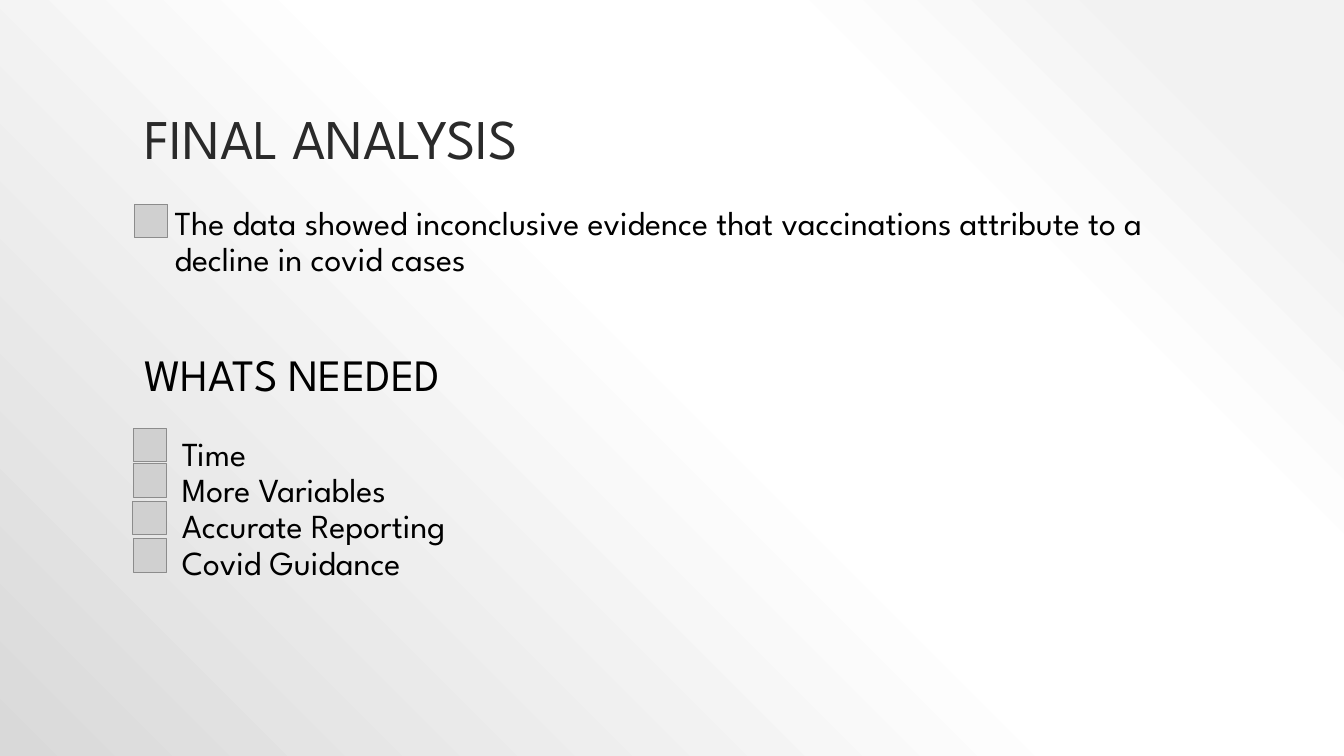
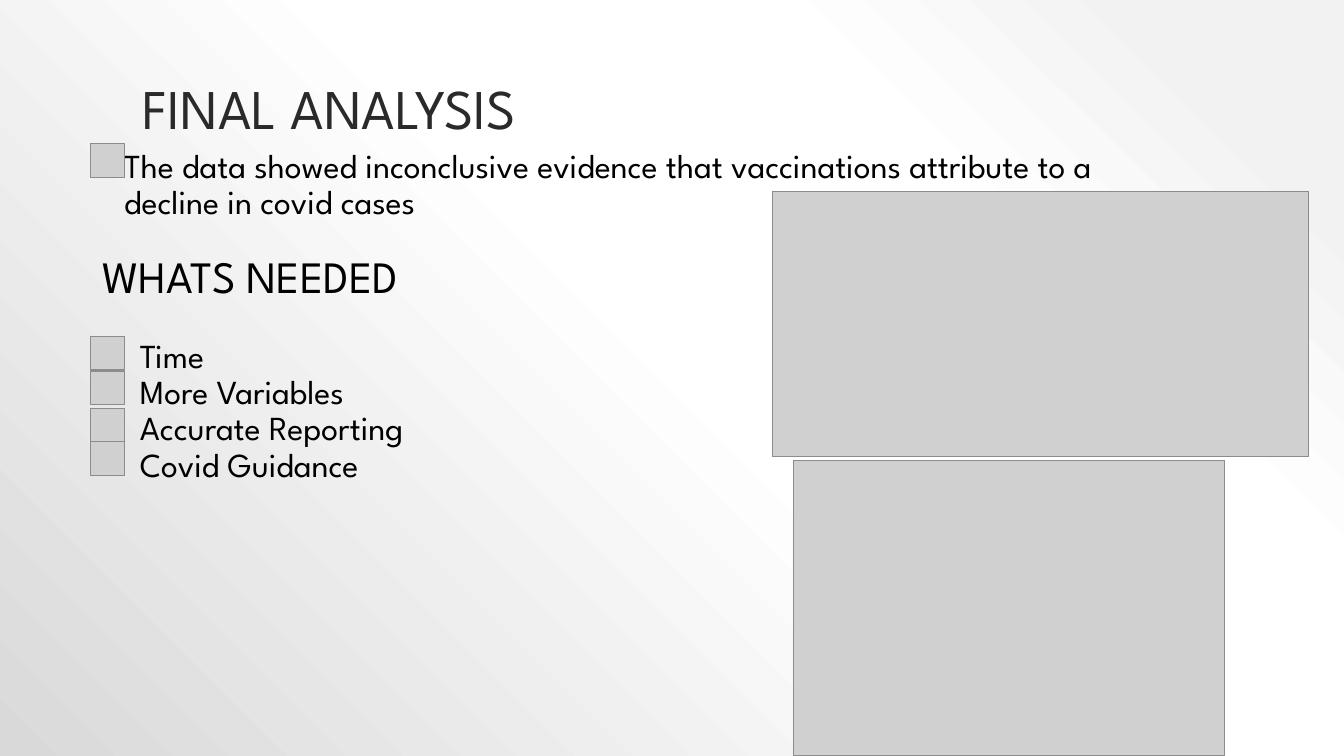
Before and after one commit to Jordanmyer92/COVID-Part-3, a slide deck: slide 13 of PROJECT_3_PRESENTATION (2).pptx. Drawn at 1344x756 pixels with LibreOffice and Linux fonts; fonts in the diff are those of the drawing; grey boxes stand for pictures. Boxes give left, top, right and bottom in pixels: in the first picture for what was removed or moved away, otherwise in the second. Text is boxed around its words. In the diff, an @@ line names an element or a change of style, - is before the commit and + after.

Commit message:
updated powerpoint

```diff
--- a/PROJECT_3_PRESENTATION (2).pptx
+++ b/PROJECT_3_PRESENTATION (2).pptx
@@ title "FINAL ANALYSIS": place and size @@
-title "FINAL ANALYSIS" at bbox=[144, 121, 518, 160]
+title "FINAL ANALYSIS" at bbox=[143, 91, 516, 130]
@@ text "The data showed inconclusive evidence ..." rewrapped from bbox=[175, 212, 1142, 272] to bbox=[124, 144, 1092, 215] @@
@@ picture: place and size @@
-picture at bbox=[134, 205, 167, 238]
+picture at bbox=[91, 144, 124, 177]
@@ picture added at bbox=[772, 192, 1309, 458] @@
@@ text "WHATS NEEDED": place and size @@
-text "WHATS NEEDED" at bbox=[144, 361, 445, 576]
+text "WHATS NEEDED" at bbox=[102, 263, 403, 478]
@@ picture: place and size @@
-picture at bbox=[133, 429, 166, 462]
+picture at bbox=[91, 337, 124, 370]
@@ 3 pictures: place and size @@
-3 pictures at bbox=[132, 464, 166, 573]
+3 pictures at bbox=[91, 371, 124, 475]
@@ picture added at bbox=[793, 461, 1224, 756] @@
```
Also in this commit, not shown: 8 other slides changed, 1 other file.
